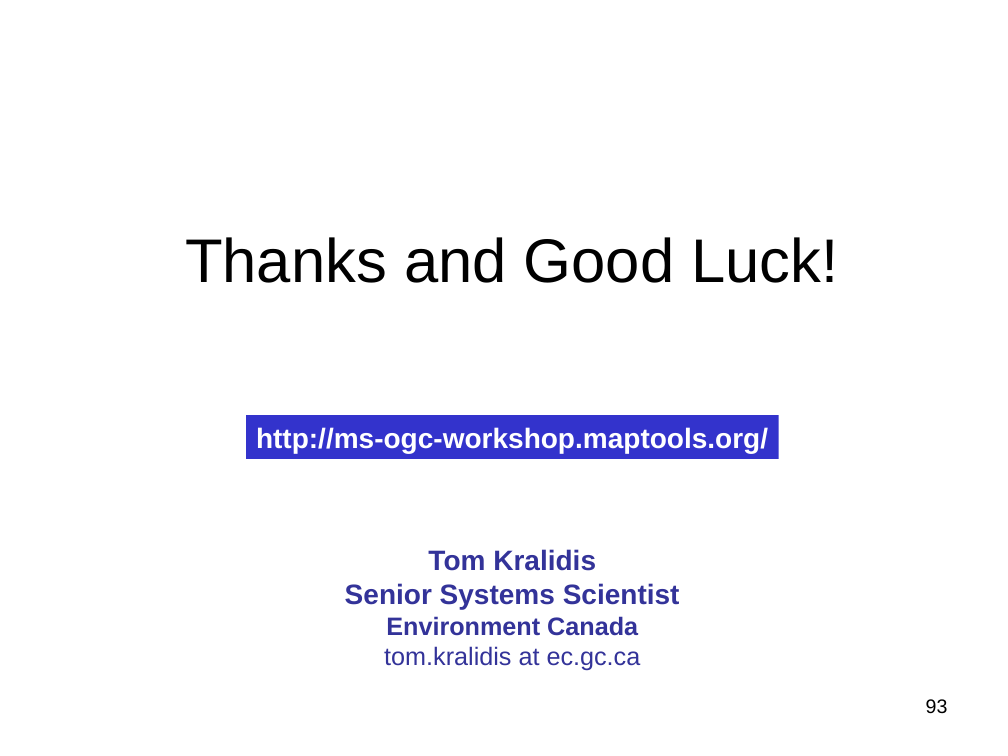
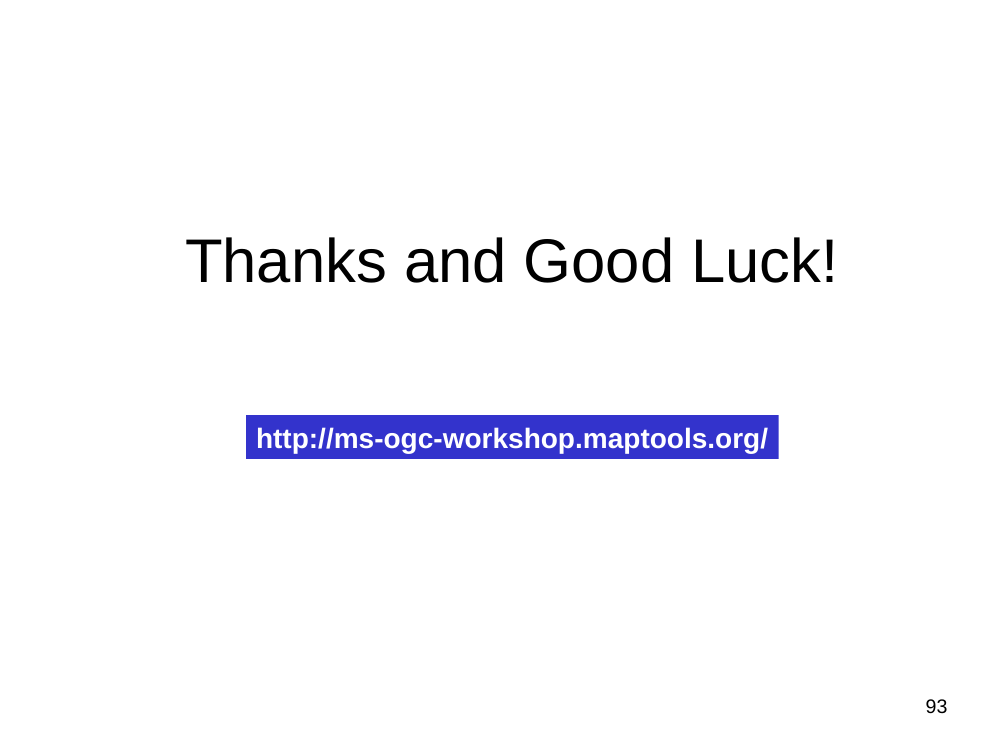
Before and after one commit to MapServer/ms-ogc-workshop, a slide deck: slide 93 of doc/ms_ogc_workshop.ppt. Drawn at 1008x756 pixels with LibreOffice and Linux fonts; fonts in the diff are those of the drawing. Boxes give left, top, right and bottom in pixels: in the first picture for what was removed or moved away, otherwise in the second. Text is boxed around its words. In the diff, an @@ line names an element or a change of style, - is before the commit and + after.

```diff
--- a/doc/ms_ogc_workshop.ppt
+++ b/doc/ms_ogc_workshop.ppt
@@ text removed at (345,549,680,671) @@
-Tom Kralidis
-Senior Systems Scientist
-Environment Canada
-tom.kralidis at ec.gc.ca
```
Also in this commit, not shown: 2 other slides changed.
